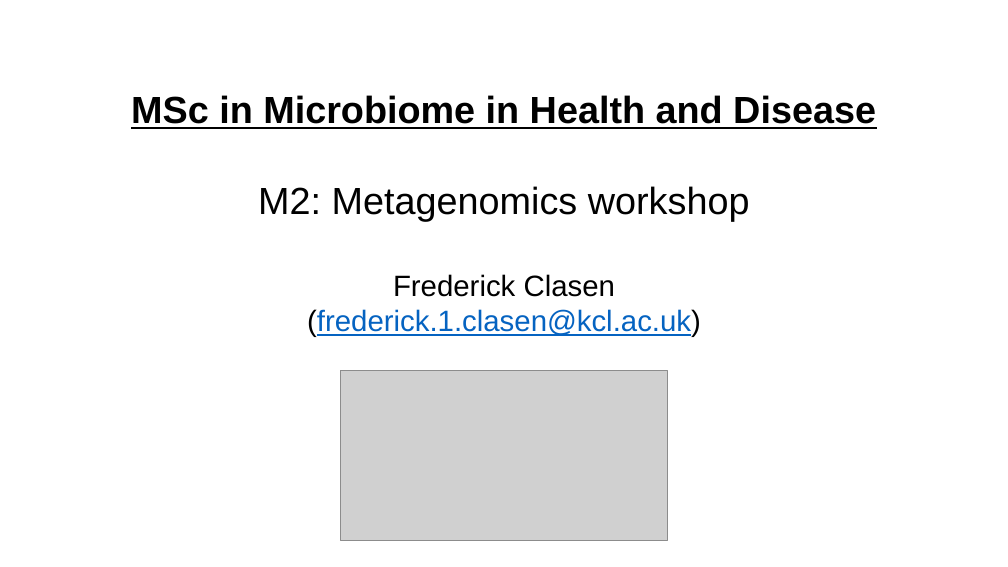
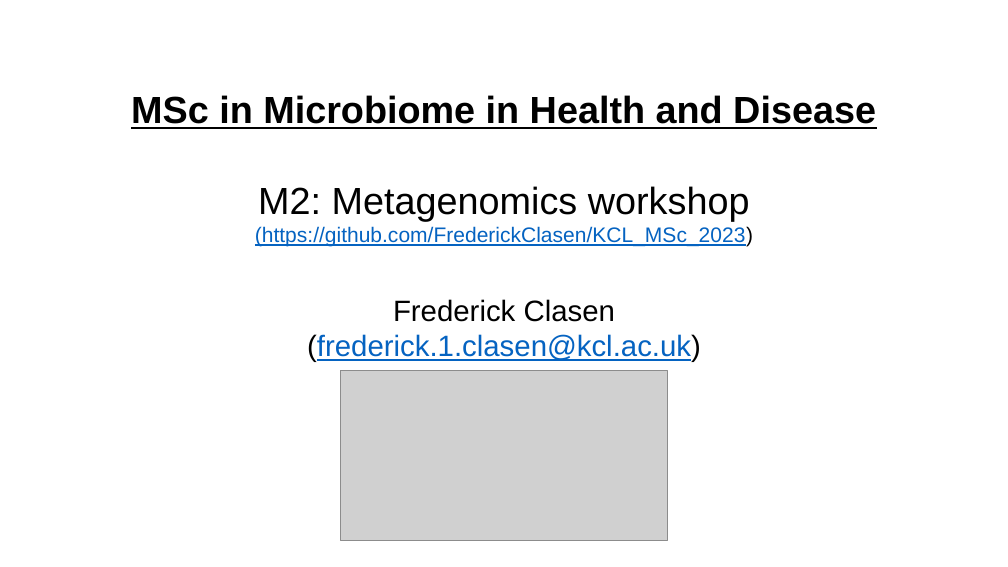
Before and after one commit to FrederickClasen/KCL_MSc_2023, a slide deck: slide 1 of Microbiome_analysis/Workshop-overview.pptx. Drawn at 1008x567 pixels with LibreOffice and Linux fonts; fonts in the diff are those of the drawing; grey boxes stand for pictures; background and template pictures are left out. Boxes give left, top, right and bottom in pixels: in the first picture for what was removed or moved away, otherwise in the second. Text is boxed around its words. In the diff, an @@ line names an element or a change of style, - is before the commit and + after.

```diff
--- a/Microbiome_analysis/Workshop-overview.pptx
+++ b/Microbiome_analysis/Workshop-overview.pptx
@@ text at (255,226,753,247): paragraph added @@
+(https://github.com/FrederickClasen/KCL_MSc_2023)
```
Also in this commit, not shown: 1 other slide changed, 2 slides added, 1 other file.
